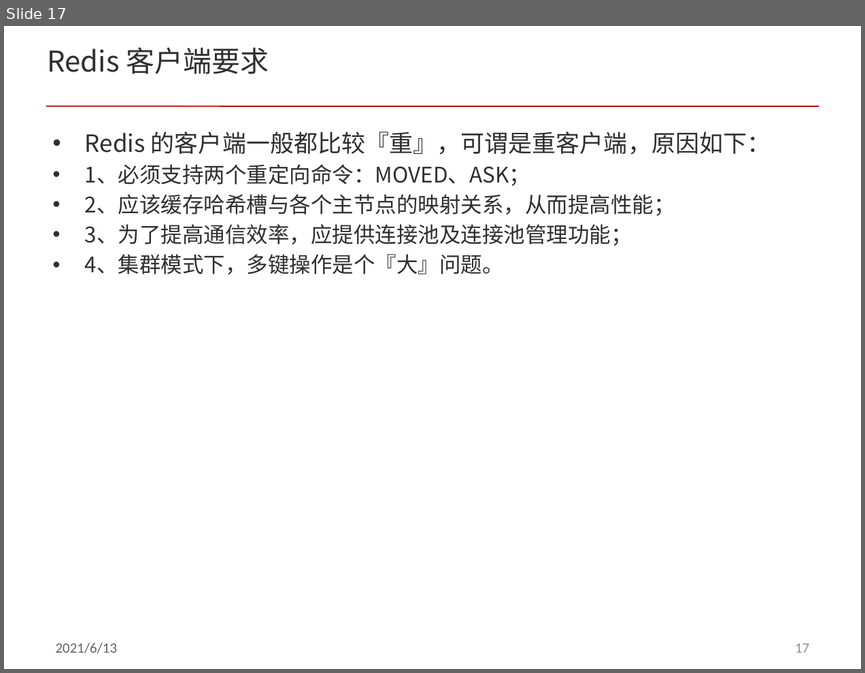
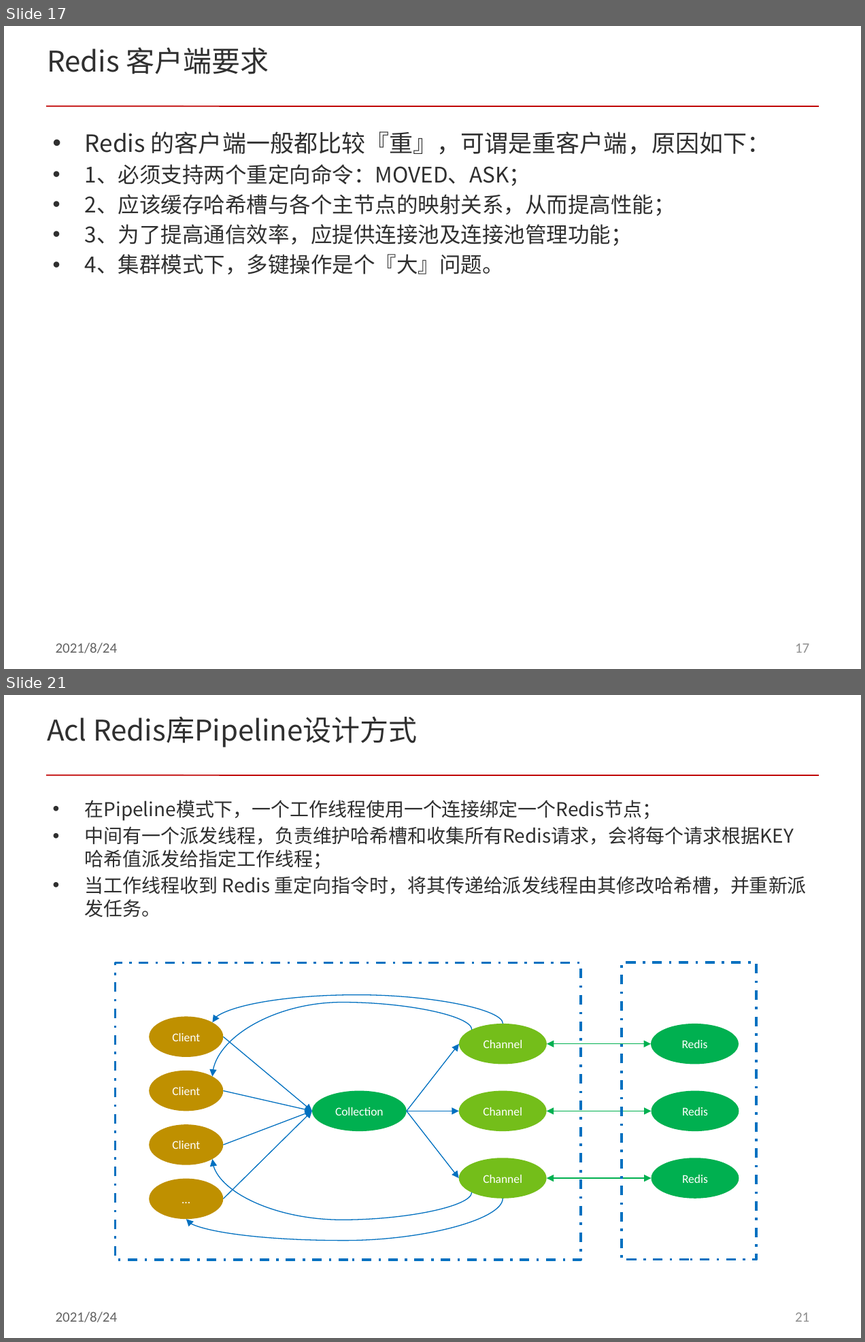
Before and after one commit to acl-dev/acl, a slide deck: doc/redis_cluster.pptx. Shown one above the other, each under a label of ours: slide 17 before the commit, slides 17 and 21 after it; the slides between them are not shown. The pictures are 865x673 and 865x1342 pixels, drawn with LibreOffice and Linux fonts; fonts in the diff are those of the drawing. Boxes give left, top, right and bottom in pixels: in the first picture for what was removed or moved away, otherwise in the second. Text is boxed around its words. In the diff, an @@ line names an element or a change of style, - is before the commit and + after.

Commit message:
add some contents in redis_cluster.pptx

```diff
--- a/doc/redis_cluster.pptx
+++ b/doc/redis_cluster.pptx
@@ slide 21 added at box(4, 695, 861, 1338), background #FFFFFF; not listed: 3 template elements that a slide beside it also shows @@
@@ title added at box(47, 716, 417, 747), 24 pt, text #303030 @@
+Acl Redis库Pipeline设计方式
@@ text added at box(85, 800, 806, 917), 16 pt, text #303030 @@
+• 在Pipeline模式下，一个工作线程使用一个连接绑定一个Redis节点；
+• 中间有一个派发线程，负责维护哈希槽和收集所有Redis请求，会将每个请求根据KEY哈希值派发给指定工作线程；
+• 当工作线程收到 Redis 重定向指令时，将其传递给派发线程由其修改哈希槽，并重新派发任务。
@@ rectangle added at box(116, 962, 581, 1259), outline #0070C0 2 pt dashed @@
@@ rectangle added at box(621, 962, 756, 1259), outline #0070C0 2 pt dashed @@
@@ curved arrow added from (502, 1023) to (212, 1022), #0070C0 0.75 pt @@
@@ ellipse added at box(149, 1016, 224, 1057), fill #BF9000, 10 pt, text #FFFFFF @@
+Client
@@ curved arrow added from (472, 1029) to (212, 1076), #0070C0 0.75 pt @@
@@ arrow added from (224, 1037) to (311, 1110), #0070C0 0.75 pt @@
@@ ellipse added at box(459, 1023, 547, 1064), fill #74BE1A, 10 pt, text #FFFFFF @@
+Channel
@@ ellipse added at box(651, 1023, 738, 1064), fill #00B050, 10 pt, text #FFFFFF @@
+Redis
@@ arrow added from (407, 1110) to (459, 1044), #0070C0 0.75 pt @@
@@ double arrow added from (547, 1044) to (651, 1044), #00B050 0.75 pt @@
@@ ellipse added at box(149, 1070, 224, 1110), fill #BF9000, 10 pt, text #FFFFFF @@
+Client
@@ arrow added from (224, 1091) to (311, 1110), #0070C0 0.75 pt @@
@@ ellipse added at box(311, 1091, 406, 1131), fill #00B050, 10 pt, text #FFFFFF @@
+Collection
@@ ellipse added at box(459, 1091, 547, 1131), fill #74BE1A, 10 pt, text #FFFFFF @@
+Channel
@@ ellipse added at box(651, 1091, 738, 1131), fill #00B050, 10 pt, text #FFFFFF @@
+Redis
@@ arrow added from (224, 1145) to (311, 1110), #0070C0 0.75 pt @@
@@ arrow added from (224, 1199) to (311, 1110), #0070C0 0.75 pt @@
@@ arrow added from (407, 1110) to (459, 1110), #0070C0 0.75 pt @@
@@ arrow added from (407, 1110) to (459, 1178), #0070C0 0.75 pt @@
@@ double arrow added from (547, 1110) to (651, 1110), #00B050 0.75 pt @@
@@ ellipse added at box(149, 1124, 224, 1164), fill #BF9000, 10 pt, text #FFFFFF @@
+Client
@@ curved arrow added from (472, 1192) to (212, 1159), #0070C0 0.75 pt @@
@@ ellipse added at box(459, 1157, 547, 1198), fill #74BE1A, 10 pt, text #FFFFFF @@
+Channel
@@ ellipse added at box(651, 1157, 738, 1198), fill #00B050, 10 pt, text #FFFFFF @@
+Redis
@@ ellipse added at box(149, 1178, 224, 1219), fill #BF9000, 10 pt, text #FFFFFF @@
+…
@@ double arrow added from (547, 1178) to (651, 1178), #00B050 0.75 pt @@
@@ curved arrow added from (502, 1198) to (186, 1219), #0070C0 0.75 pt @@
@@ slide 17 changed as well @@
@@ text at box(56, 642, 118, 653): text changed @@
-2021/6/13
+2021/8/24
```
Also in this commit, not shown: 26 other slides changed, 3 other slides added.
